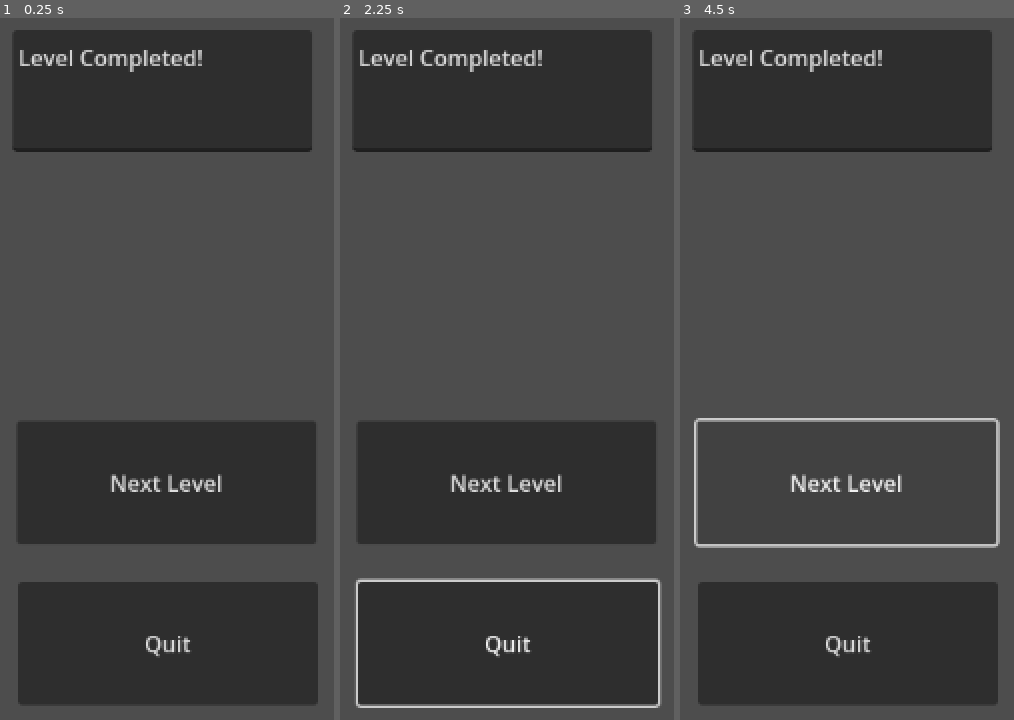
Above: before the commit, frames 1-3 (left to right).
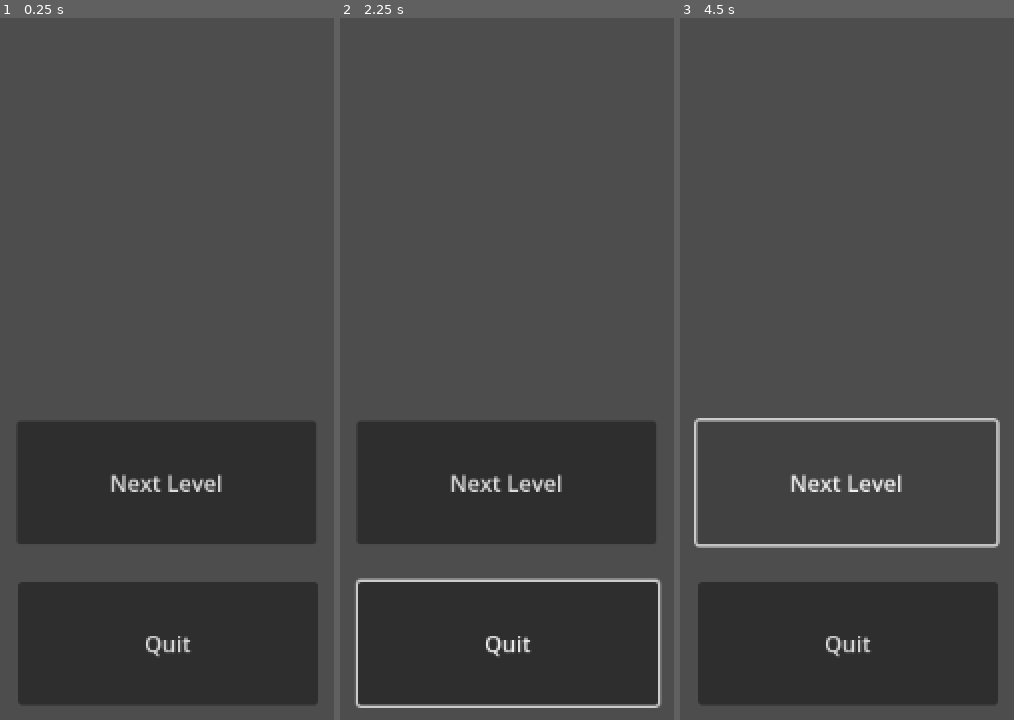
Above: after the commit, the same moments.

Repository: dbpkc15/CapstoneProject
Game: Godot game, scene res://WinScreen.tscn
Two runs of this game, one before a commit and one after it. Both use one fixed random seed, a clock stepped at 60 frames per second and the inputs below. This scene is started directly instead of the project's main scene.
Inputs (mouse positions are in pixels of both pictures, inside the frame that each line leads up to):
- Up to frame 1 (0.25 s): no input
- Up to frame 2 (2.25 s): click "Next Level" at 0.5 s; click "Next Level" at 1.25 s; tap Enter (ui_accept) at 2 s; move the mouse to (outside the picture) at 2.02 s; hold Right (ui_right) from 2.03 s (still down)
- Up to frame 3 (4.5 s): tap Enter (ui_accept) at 2.27 s; move the mouse to (outside the picture) at 2.77 s; release Right (ui_right) at 2.78 s; hold Down (ui_down) 2.78-3.53 s; move the mouse to (997, 151) at 3.52 s; hold Right (ui_right) 3.53-4.28 s; move the mouse to (756, 530) at 4.27 s; hold Up (ui_up) from 4.28 s (still down)

The runs differ from the first frame. In frame 1, 15% of the frame differs, in the area x 3-94%, y 1-20%; in frame 2, 15%; in frame 3, 15%.

Commit message:
endpad and win screen

Diff:
--- a/capstone-project/Level_1.tscn
+++ b/capstone-project/Level_1.tscn
@@ -1,6 +1,7 @@
 [gd_scene format=3 uid="uid://cywnx8yeoihwq"]
 
 [ext_resource type="Script" uid="uid://tu423d8dg54j" path="res://character_body_3d.gd" id="1_ig7tw"]
+[ext_resource type="PackedScene" uid="uid://cflplv6pviyuw" path="res://endpad.tscn" id="2_kidjj"]
 
 [sub_resource type="ProceduralSkyMaterial" id="ProceduralSkyMaterial_0xm2m"]
 sky_top_color = Color(0.5254762, 0.78750205, 0.9281895, 1)
@@ -102,23 +103,6 @@
 [sub_resource type="StandardMaterial3D" id="StandardMaterial3D_qsp4k"]
 albedo_color = Color(0.95686275, 0.73333335, 0.83137256, 1)
 
-[sub_resource type="GDScript" id="GDScript_n0r7v"]
-script/source = "extends Area3D
-
-# Signal to notify other systems the level is over
-signal level_completed
-
-func _on_body_entered(body):
-	if body.is_in_group(\"Player\"):
-		emit_signal(\"level_completed\")
-		get_tree().change_scene_to_file(\"res://scenes/WinScreen.tscn\")
-"
-
-[sub_resource type="CylinderMesh" id="CylinderMesh_kidjj"]
-
-[sub_resource type="CylinderShape3D" id="CylinderShape3D_65pcf"]
-height = 0.5708008
-
 [sub_resource type="CapsuleMesh" id="CapsuleMesh_lquwl"]
 
 [sub_resource type="CapsuleShape3D" id="CapsuleShape3D_7mycd"]
@@ -138,6 +122,18 @@
 "
 
 [sub_resource type="SphereShape3D" id="SphereShape3D_0xm2m"]
+
+[sub_resource type="GDScript" id="GDScript_kidjj"]
+script/source = "extends Area3D
+
+func _on_body_entered(body):
+	if body.name == \"Player\":
+		Input.set_mouse_mode(Input.MOUSE_MODE_VISIBLE)
+		get_tree().change_scene_to_file.call_deferred(\"res://WinScreen.tscn\")
+"
+
+[sub_resource type="CylinderShape3D" id="CylinderShape3D_65pcf"]
+height = 0.3125
 
 [node name="Node3D" type="Node3D" unique_id=1232121490]
 
@@ -309,17 +305,6 @@
 height = 1.529
 material = SubResource("StandardMaterial3D_qsp4k")
 
-[node name="EndPad" type="Area3D" parent="." unique_id=1540711963]
-script = SubResource("GDScript_n0r7v")
-
-[node name="MeshInstance3D" type="MeshInstance3D" parent="EndPad" unique_id=729491350]
-transform = Transform3D(2, 0, 0, 0, 0.5, 0, 0, 0, 2, -3.4163144, 11.211393, 16.276941)
-mesh = SubResource("CylinderMesh_kidjj")
-
-[node name="CollisionShape3D" type="CollisionShape3D" parent="EndPad" unique_id=232817487]
-transform = Transform3D(2, 0, 0, 0, 2, 0, 0, 0, 2, -3.455287, 11.174895, 16.376905)
-shape = SubResource("CylinderShape3D_65pcf")
-
 [node name="Player" type="CharacterBody3D" parent="." unique_id=1109487135]
 transform = Transform3D(1, 0, 0, 0, 1, 0, 0, 0, 1, 0, 0.96426725, 0)
 script = ExtResource("1_ig7tw")
@@ -342,3 +327,15 @@
 [node name="CollisionShape3D" type="CollisionShape3D" parent="Area3D" unique_id=443750199]
 transform = Transform3D(8, 0, 0, 0, 8, 0, 0, 0, 8, 0, 0.018976688, 0)
 shape = SubResource("SphereShape3D_0xm2m")
+
+[node name="endpad" parent="." unique_id=396366810 instance=ExtResource("2_kidjj")]
+transform = Transform3D(1, 0, 0, 0, 1, 0, 0, 0, 1, -3.7131538, 10.876308, 16.464142)
+
+[node name="WinArea" type="Area3D" parent="." unique_id=1062558944]
+script = SubResource("GDScript_kidjj")
+
+[node name="CollisionShape3D" type="CollisionShape3D" parent="WinArea" unique_id=364922081]
+transform = Transform3D(1.5, 0, 0, 0, 1.5, 0, 0, 0, 1.5, -3.7504368, 12.648275, 16.51152)
+shape = SubResource("CylinderShape3D_65pcf")
+
+[connection signal="body_entered" from="WinArea" to="WinArea" method="_on_body_entered"]
--- /dev/null
+++ b/capstone-project/WinArea.tscn
@@ -0,0 +1,12 @@
+[gd_scene format=3 uid="uid://5lecpiku3obj"]
+
+[sub_resource type="CylinderShape3D" id="CylinderShape3D_qoo44"]
+height = 0.2944336
+
+[node name="Node3D" type="Node3D" unique_id=1197941258]
+
+[node name="WinArea" type="Area3D" parent="." unique_id=893262084]
+
+[node name="CollisionShape3D" type="CollisionShape3D" parent="WinArea" unique_id=209735709]
+transform = Transform3D(2, 0, 0, 0, 2, 0, 0, 0, 2, 0, 1.7055664, 0)
+shape = SubResource("CylinderShape3D_qoo44")
--- a/capstone-project/WinScreen.tscn
+++ b/capstone-project/WinScreen.tscn
@@ -24,11 +24,3 @@
 offset_bottom = 465.0
 text = "Next Level
 "
-
-[node name="TextEdit" type="TextEdit" parent="." unique_id=317615153]
-offset_left = 472.0
-offset_top = 94.0
-offset_right = 688.0
-offset_bottom = 182.0
-text = "Level Completed!
-"
--- /dev/null
+++ b/capstone-project/endpad.tscn
@@ -0,0 +1,18 @@
+[gd_scene format=3 uid="uid://cflplv6pviyuw"]
+
+[sub_resource type="CylinderMesh" id="CylinderMesh_nkjuh"]
+
+[sub_resource type="CylinderShape3D" id="CylinderShape3D_2hfql"]
+height = 1.0205078
+
+[node name="Node3D" type="Node3D" unique_id=396366810]
+
+[node name="EndPad" type="StaticBody3D" parent="." unique_id=1719069600]
+
+[node name="MeshInstance3D" type="MeshInstance3D" parent="EndPad" unique_id=1203987183]
+transform = Transform3D(2, 0, 0, 0, 1, 0, 0, 0, 2, 0, 0.577466, 0)
+mesh = SubResource("CylinderMesh_nkjuh")
+
+[node name="CollisionShape3D" type="CollisionShape3D" parent="EndPad" unique_id=91104962]
+transform = Transform3D(2, 0, 0, 0, 2, 0, 0, 0, 2, 0, 0.5723586, 0)
+shape = SubResource("CylinderShape3D_2hfql")
